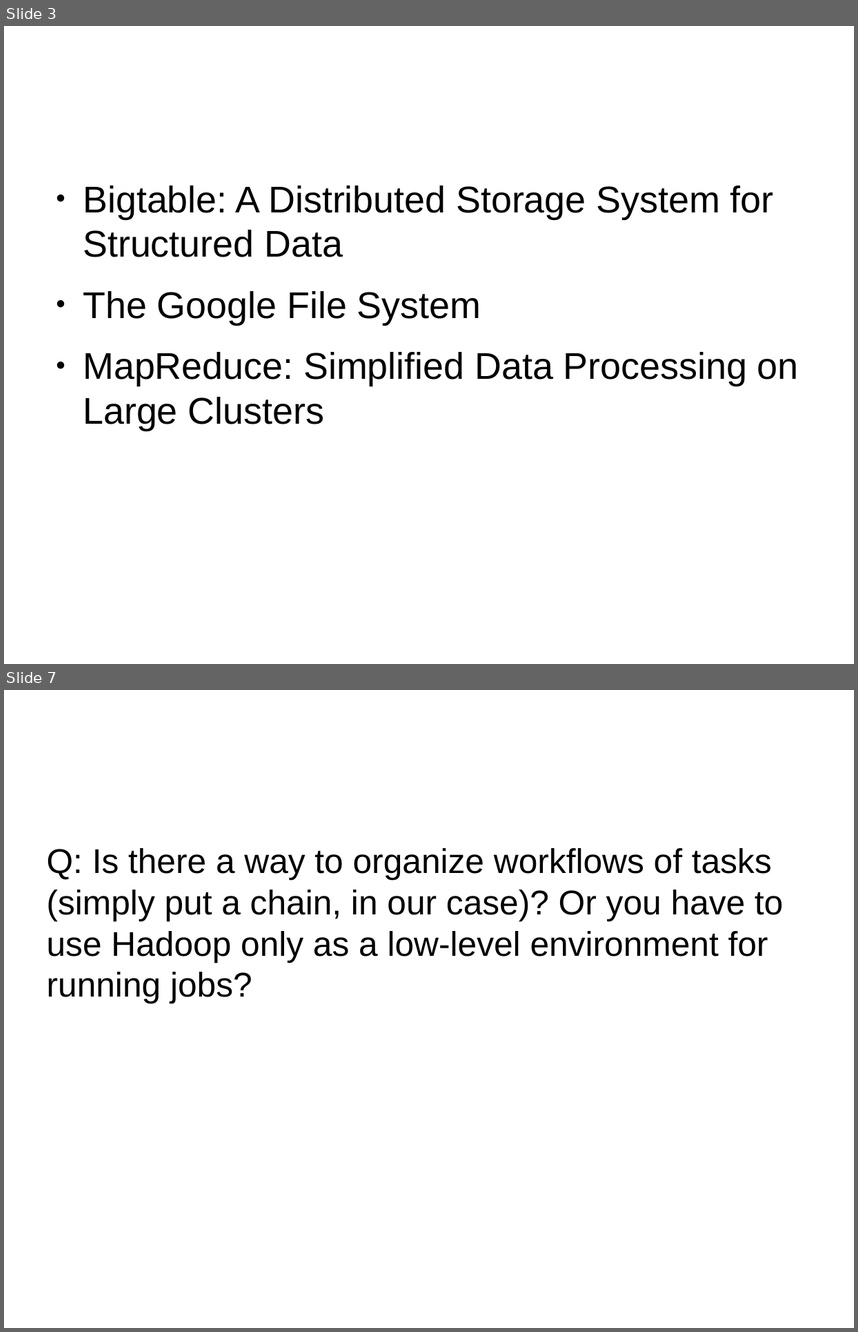
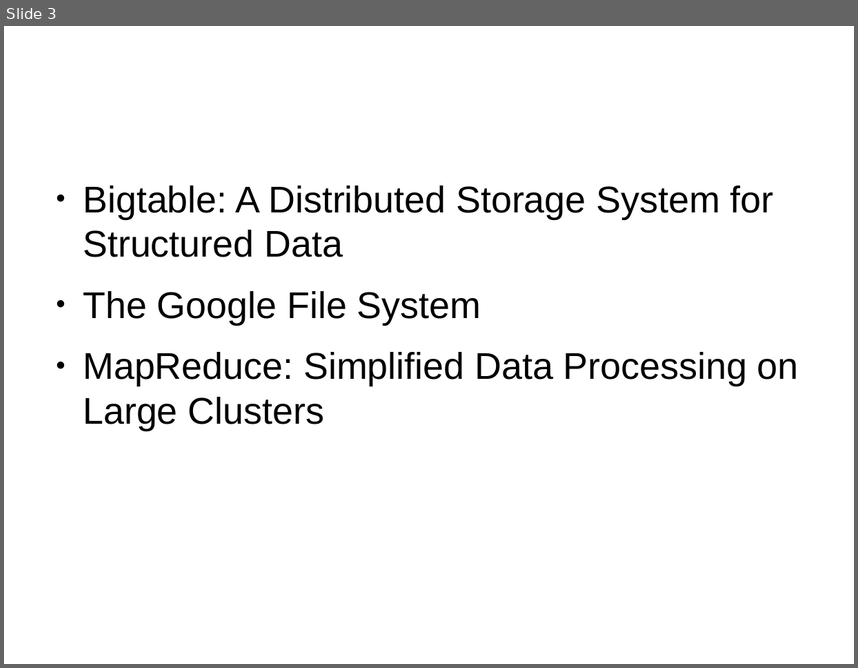
Before and after one commit to dsikar/GMSHadoopWorkshop, a slide deck: slides/01-HadoopIn5Minutes.odp. Shown one above the other, each under a label of ours: slides 3 and 7 before the commit, slide 3 after it; the slides between them are not shown. The pictures are 858x1332 and 858x668 pixels, drawn with LibreOffice and Linux fonts; fonts in the diff are those of the drawing; background and template pictures are left out. Boxes give left, top, right and bottom in pixels: in the first picture for what was removed or moved away, otherwise in the second. Text is boxed around its words. In the diff, an @@ line names an element or a change of style, - is before the commit and + after.

```diff
--- a/slides/01-HadoopIn5Minutes.odp
+++ b/slides/01-HadoopIn5Minutes.odp
@@ slide 7 removed at <box>4,690,854,1328</box>, background picture (left out) @@
@@ title removed at <box>46,714,812,819</box> @@
-Frequently Asked Questions
@@ subtitle removed at <box>47,848,783,1003</box> @@
-Q: Is there a way to organize workflows of tasks (simply put a chain, in our case)? Or you have to use Hadoop only as a low-level environment for running jobs?
```
Also in this commit, not shown: 1 slide changed, 10 other slides removed, 10 other files.
